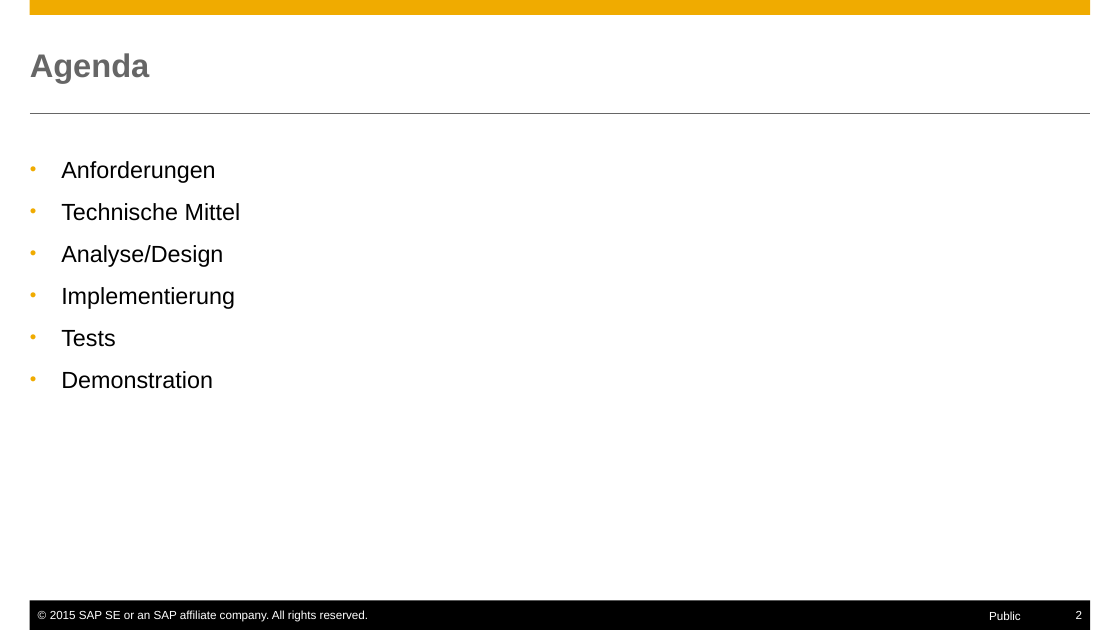
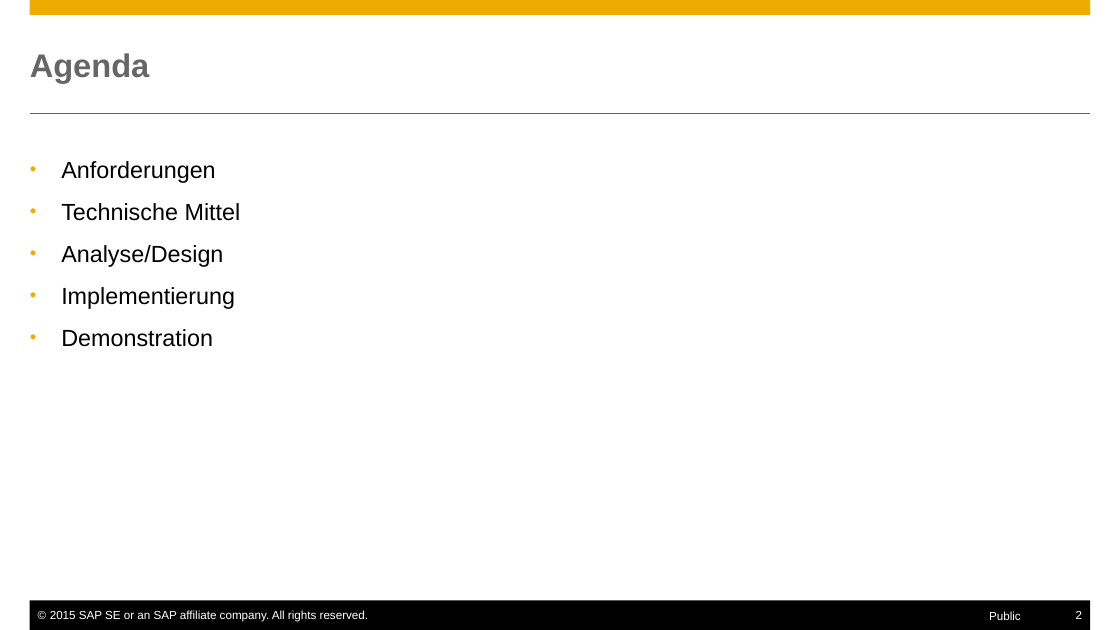
Before and after one commit to Nimuae/openui5_weather, a slide deck: slide 2 of Präsentation.pptx. Drawn at 1120x630 pixels with LibreOffice and Linux fonts; fonts in the diff are those of the drawing. Boxes give left, top, right and bottom in pixels: in the first picture for what was removed or moved away, otherwise in the second. Text is boxed around its words. In the diff, an @@ line names an element or a change of style, - is before the commit and + after.

```diff
--- a/Präsentation.pptx
+++ b/Präsentation.pptx
@@ text at (61,330,115,347): paragraph removed @@
-• Tests
```
Also in this commit, not shown: 4 other slides changed.
